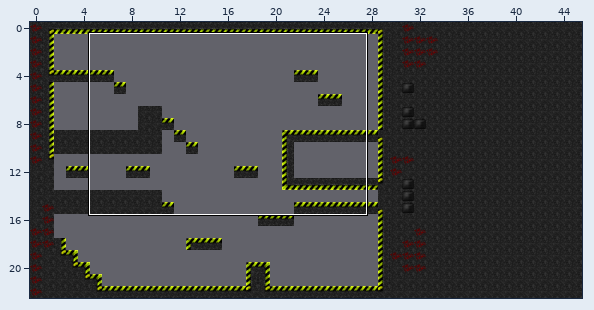
An edit to a level. Tiled map, MagnetBoy/MagnetBoy/MagnetBoyContent/testMap1.tmx. Above, an overview of the earlier version with the close-up marked.
Close-up. The starting point:
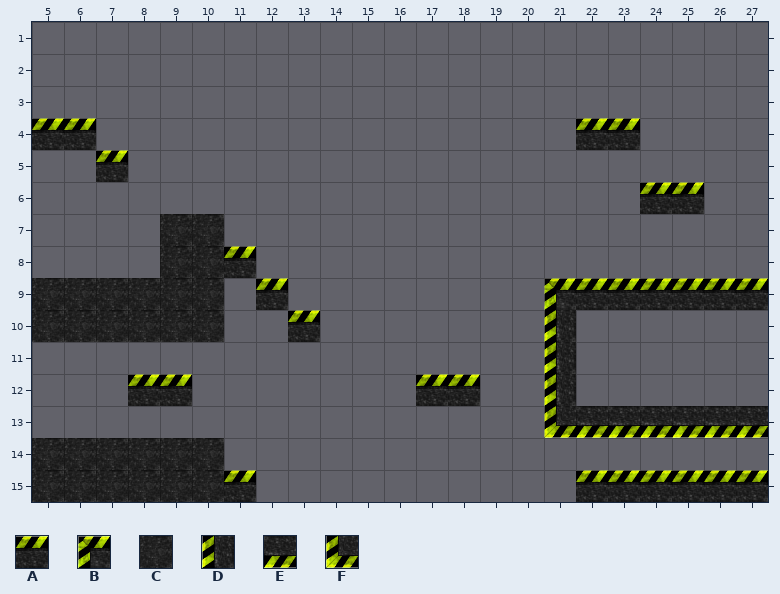
Cells are 32x32 px. Shown: x 5..27, y 1..15.
Key: from "test tileset": A 0, B 2, C 3, D 8, E 12, F 14.
_ is an empty cell.
Layer "test layer" before, first column x 5:
 1 _______________________
 2 _______________________
 3 _______________________
 4 AA_______________AA____
 5 __A____________________
 6 ___________________AA__
 7 ____CC_________________
 8 ____CCA________________
 9 CCCCCC_A________BAAAAAA
10 CCCCCC__A_______D______
11 ________________D______
12 ___AA_______AA__D______
13 ________________FEEEEEE
14 CCCCCC_________________
15 CCCCCCA__________AAAAAA
The result:
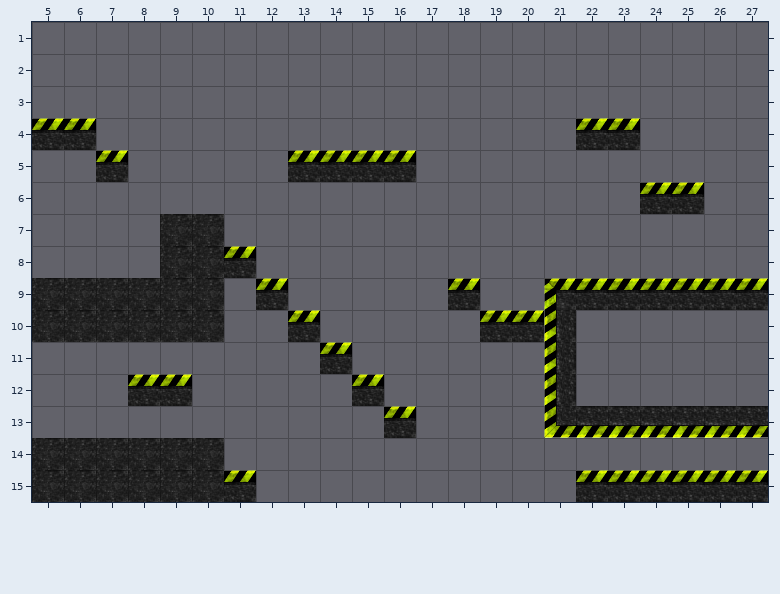
Changes in this commit:
Layer "test layer":
Tile A now appears in row 5 at x 13 to 16; in row 9 at x 18; in row 10 at x 19 to 20; in row 11 at x 14; in row 12 at x 15; in row 13 at x 16.
The edit erases tile A in row 12 at x 17 to 18.
